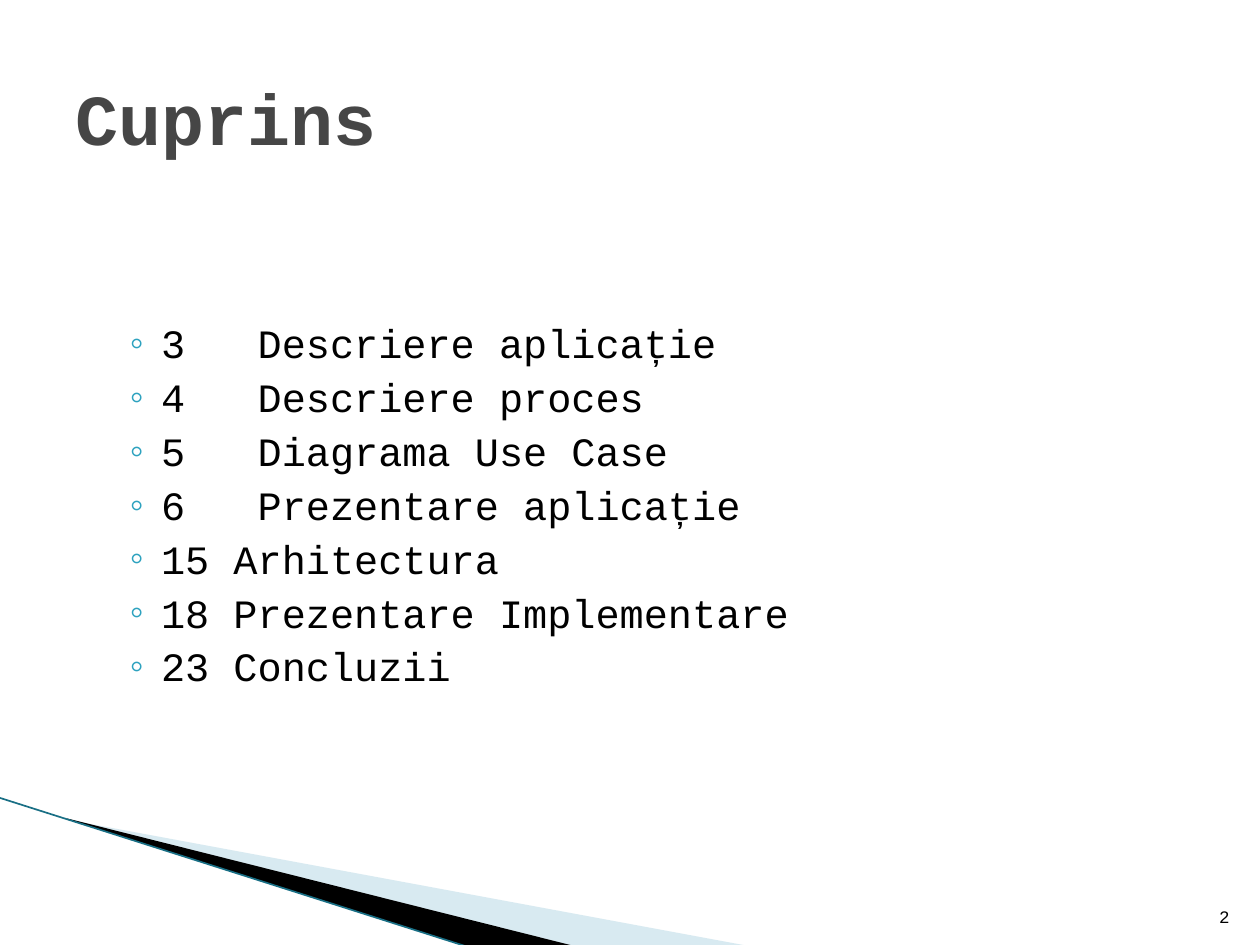
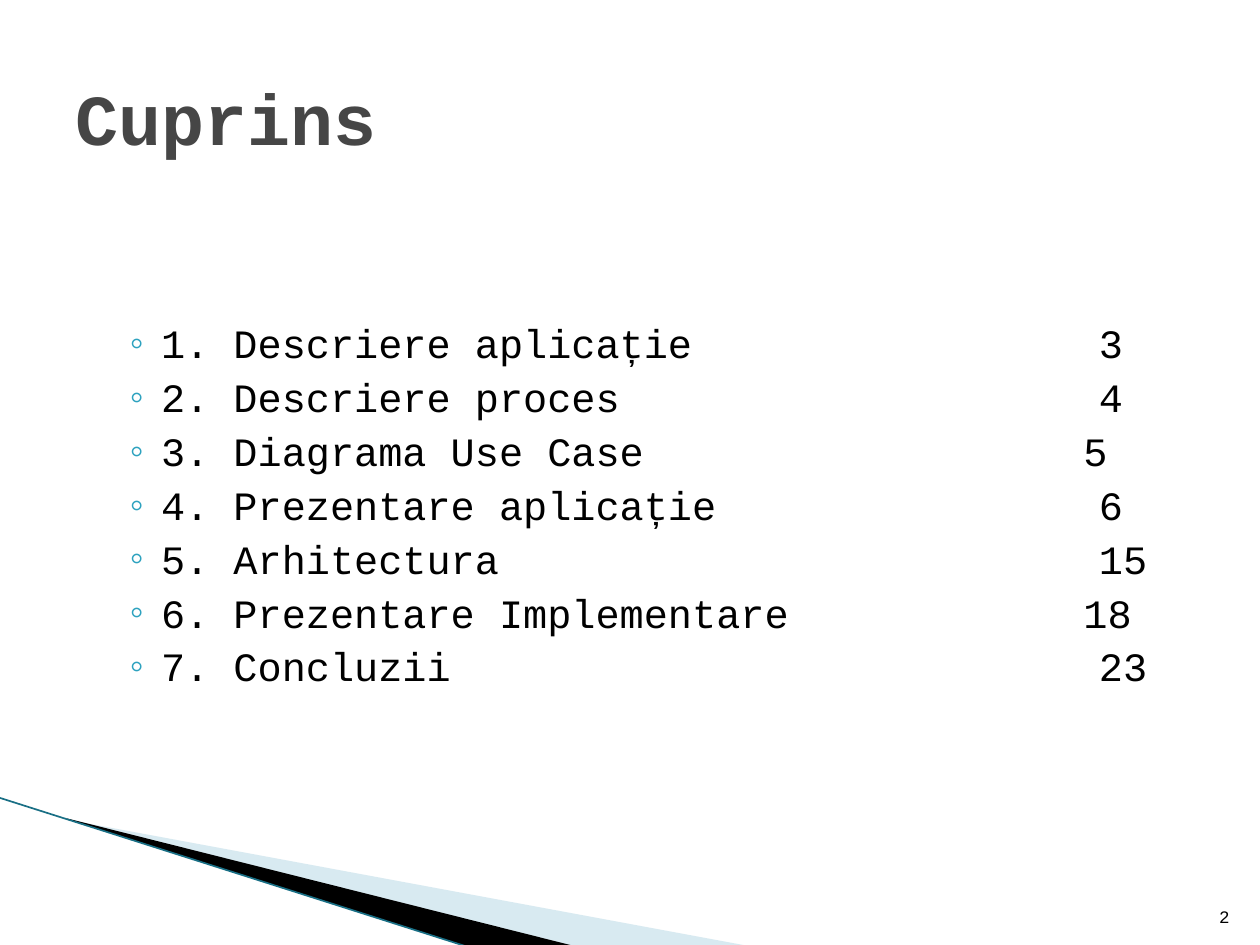
Before and after one commit to PantelemonVictorStefan/Fii-Project-Keeper, a slide deck: slide 2 of Fii-Project-Keeper/prezentare.pptx. Drawn at 1260x945 pixels with LibreOffice and Linux fonts; fonts in the diff are those of the drawing; background and template pictures are left out. Boxes give left, top, right and bottom in pixels: in the first picture for what was removed or moved away, otherwise in the second. Text is boxed around its words. In the diff, an @@ line names an element or a change of style, - is before the commit and + after.

Commit message:
Updated presentation
Updated presentation

```diff
--- a/Fii-Project-Keeper/prezentare.pptx
+++ b/Fii-Project-Keeper/prezentare.pptx
@@ text at [161,329,1147,682]: text changed @@
-  ◦ 3 Descriere aplicație
-  ◦ 4 Descriere proces
-  ◦ 5 Diagrama Use Case
-  ◦ 6 Prezentare aplicație
-  ◦ 15 Arhitectura
-  ◦ 18 Prezentare Implementare
-  ◦ 23 Concluzii
+  ◦ 1. Descriere aplicație 3
+  ◦ 2. Descriere proces 4
+  ◦ 3. Diagrama Use Case 5
+  ◦ 4. Prezentare aplicație 6
+  ◦ 5. Arhitectura 15
+  ◦ 6. Prezentare Implementare 18
+  ◦ 7. Concluzii 23
```
Also in this commit, not shown: 1 other slide changed, 1 other file.
